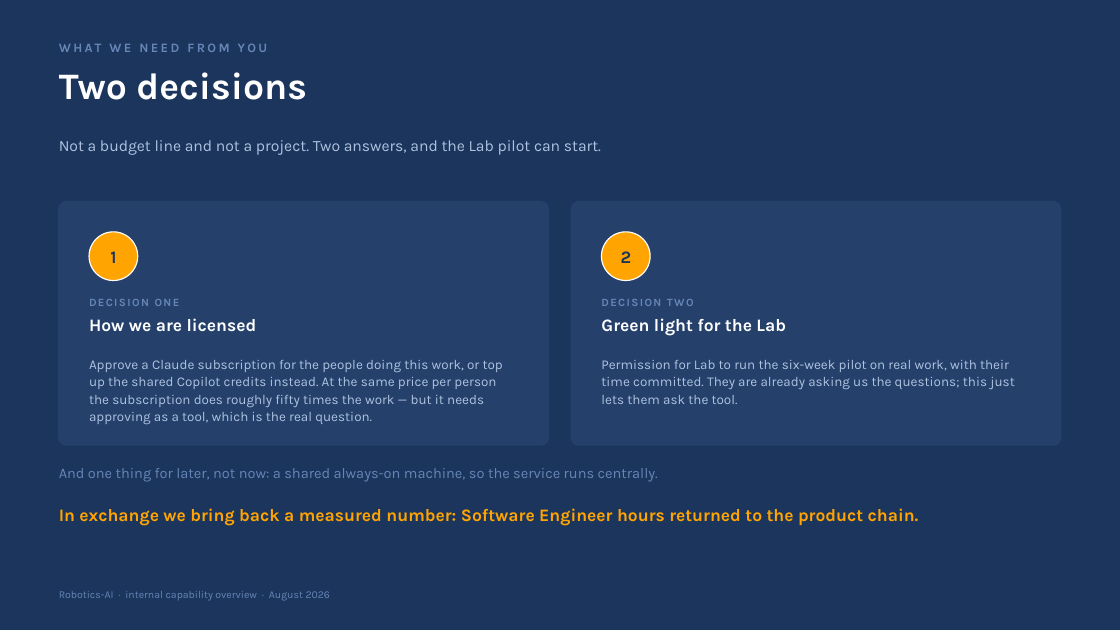
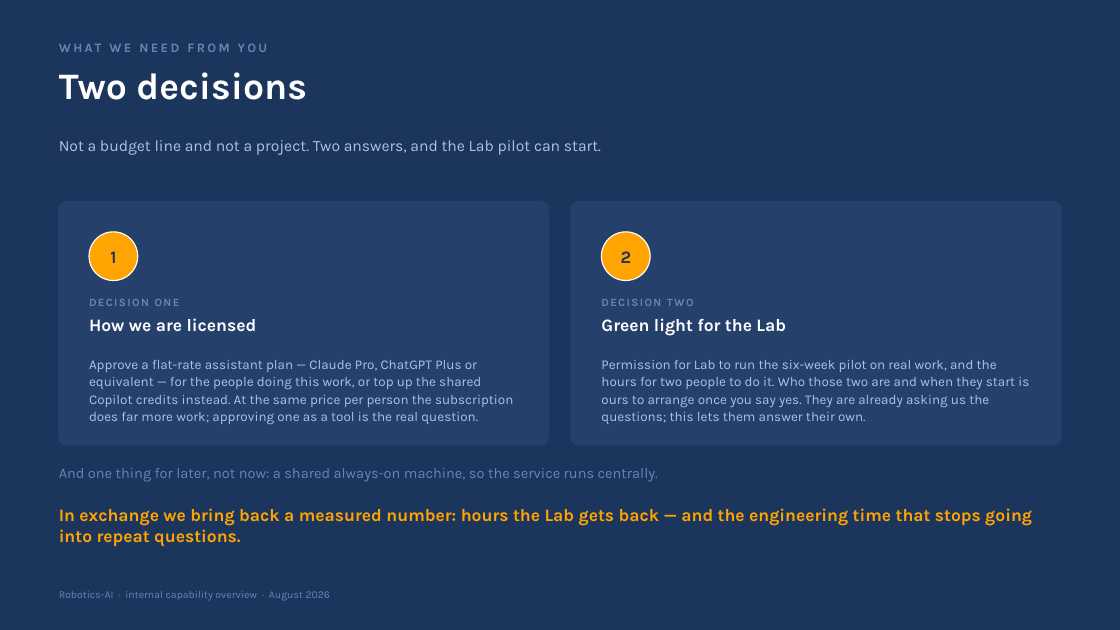
Before and after one commit to SkalarJoostE/Robotics-Private, a slide deck: slide 10 of Rollout/Capability Overview/Robotics-AI Capability Overview.pptx. Drawn at 1120x630 pixels with LibreOffice and Linux fonts; fonts in the diff are those of the drawing. Boxes give left, top, right and bottom in pixels: in the first picture for what was removed or moved away, otherwise in the second. Text is boxed around its words. In the diff, an @@ line names an element or a change of style, - is before the commit and + after.

Commit message:
Refactor capability deck presentation: enhance clarity and detail in slides
- Revised text in slideWhy to streamline messaging about software knowledge and search processes.
- Updated slideEvidence to clarify engineer hours returned and the nature of cases.
- Changed slideHowItKnows to emphasize investigation processes over conversations.
- Renamed slideLimits to slideChallenges, focusing on proactive management of potential issues.
- Enhanced descriptions in slideCost to specify investigation costs and clarify subscription benefits.
- Adjusted slideStart to emphasize the pilot's purpose and measurement focus.
- Modified slideAsk to clarify decisions regarding licensing and pilot permissions.

```diff
--- a/Rollout/Capability Overview/Robotics-AI Capability Overview.pptx
+++ b/Rollout/Capability Overview/Robotics-AI Capability Overview.pptx
@@ text at <box>89,360,513,424</box>: text changed @@
-Approve a Claude subscription for the people doing this work, or top up the shared Copilot credits instead. At the same price per person the subscription does roughly fifty times the work — but it needs approving as a tool, which is the real question.
+Approve a flat-rate assistant plan — Claude Pro, ChatGPT Plus or equivalent — for the people doing this work, or top up the shared Copilot credits instead. At the same price per person the subscription does far more work; approving one as a tool is the real question.
@@ text at <box>601,360,1029,424</box>: text changed @@
-Permission for Lab to run the six-week pilot on real work, with their time committed. They are already asking us the questions; this just lets them ask the tool.
+Permission for Lab to run the six-week pilot on real work, and the hours for two people to do it. Who those two are and when they start is ours to arrange once you say yes. They are already asking us the questions; this lets them answer their own.
@@ text at <box>59,508,1032,547</box>: text changed @@
-In exchange we bring back a measured number: Software Engineer hours returned to the product chain.
+In exchange we bring back a measured number: hours the Lab gets back — and the engineering time that stops going into repeat questions.
```
Also in this commit, not shown: 6 other slides changed, 8 other files.
